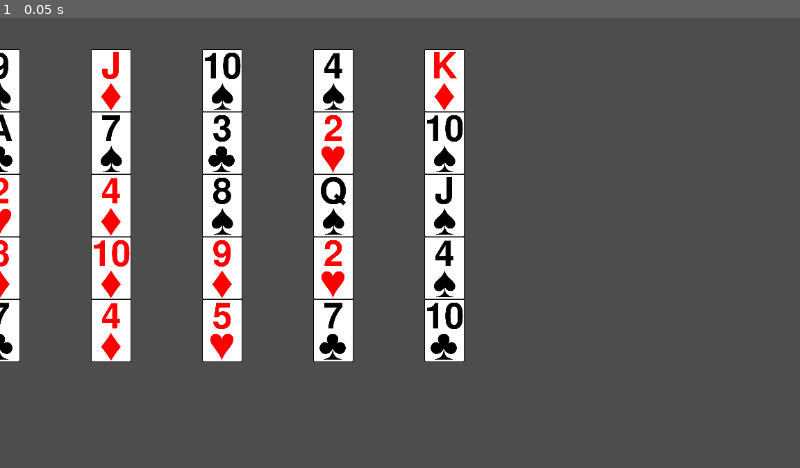
Above: before the commit, frame 1.
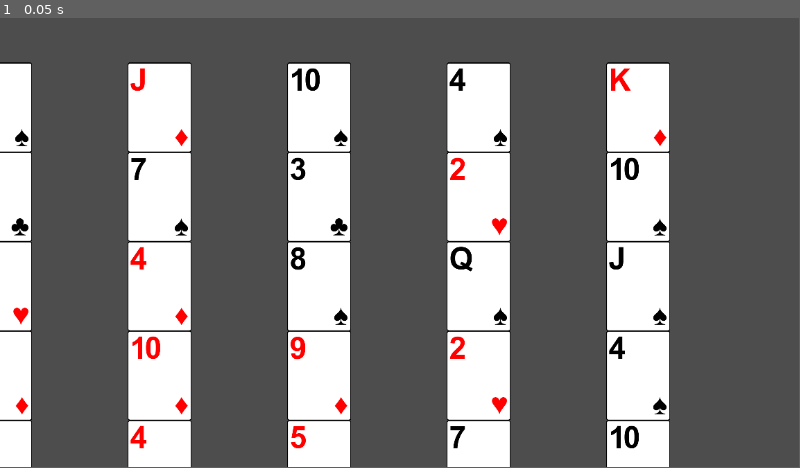
Above: after the commit, the same moment.

Repository: tiger1021/poker
Game: Godot game, scene res://board/board.tscn
The game is run twice, just before and just after one commit, with the same random seed, the same clock (stepped at 60 frames per second) and the same inputs.
Inputs:
- Up to frame 1 (0.05 s): no input
In our replay, the window is 800x450 before the commit and 799x449 after it. These sizes can differ from the game's own. Grey fills any space a smaller window leaves; there, only what the larger window draws over its background counts as a difference.

The runs differ from the first frame. In frame 1, 37% of the frame differs, in the area x 0-84%, y 6-100%.

Commit message:
Changed card generation.

Diff:
--- a/project.godot
+++ b/project.godot
@@ -11,13 +11,12 @@
 [application]
 
 config/name="poker"
-run/main_scene="res://board/board.tscn"
+run/main_scene="uid://r6vb5qkpulal"
 config/features=PackedStringArray("4.4", "GL Compatibility")
 config/icon="res://icon.svg"
 
 [display]
 
-window/stretch/mode="canvas_items"
 window/stretch/scale_mode="integer"
 
 [rendering]
Binary file added: card-generator/AguDisplay-Regular-VariableFont_MORF.ttf
Binary file removed: card-generator/DotGothic16-Regular.ttf
Binary file removed: card-generator/pngs/10♠.png
Binary file removed: card-generator/pngs/10♣.png
Binary file removed: card-generator/pngs/10♥.png
Binary file removed: card-generator/pngs/10♦.png
Binary file removed: card-generator/pngs/2♠.png
Binary file removed: card-generator/pngs/2♣.png
Binary file removed: card-generator/pngs/2♥.png
Binary file removed: card-generator/pngs/2♦.png
Binary file removed: card-generator/pngs/3♠.png
Binary file removed: card-generator/pngs/3♣.png
(and 103 more such lines)
